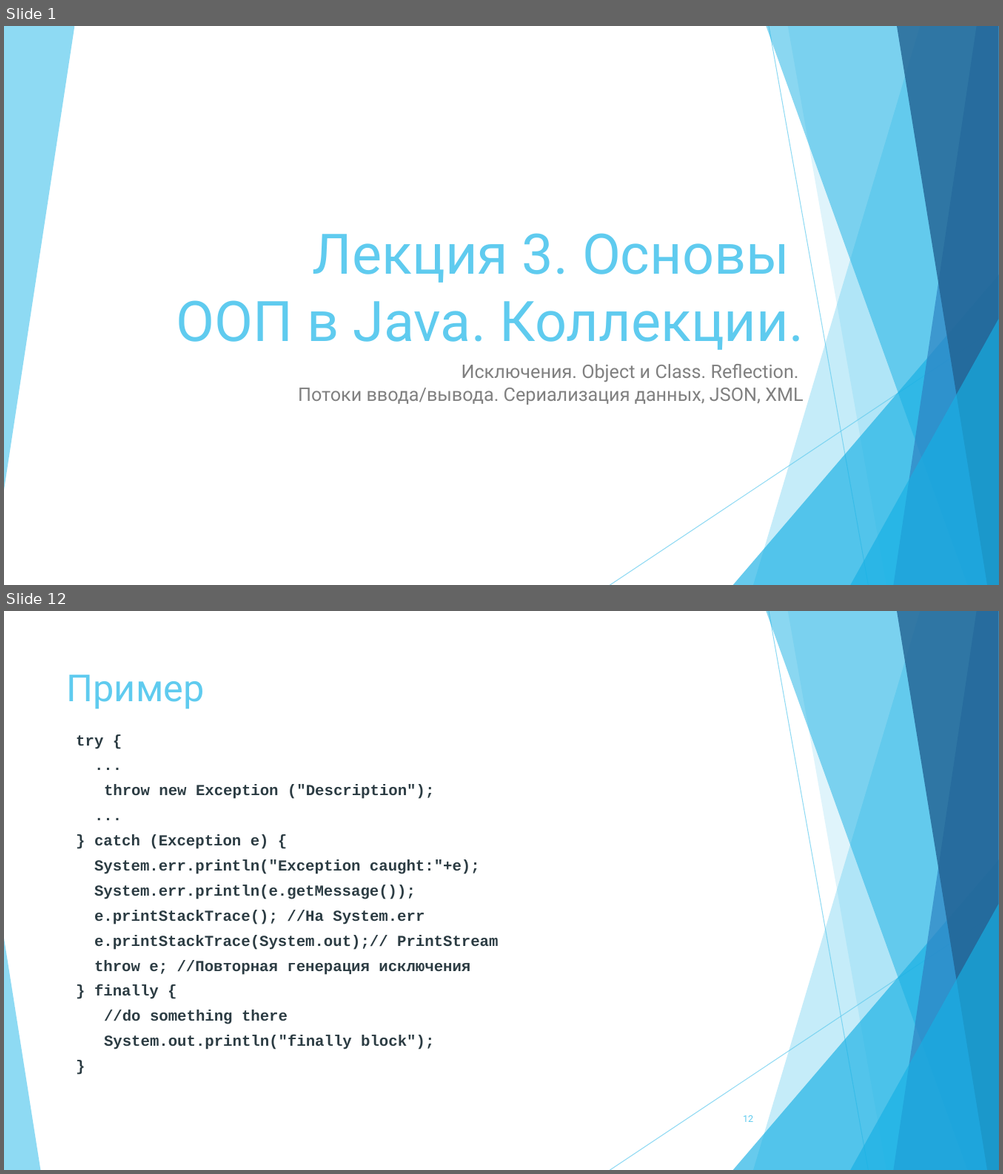
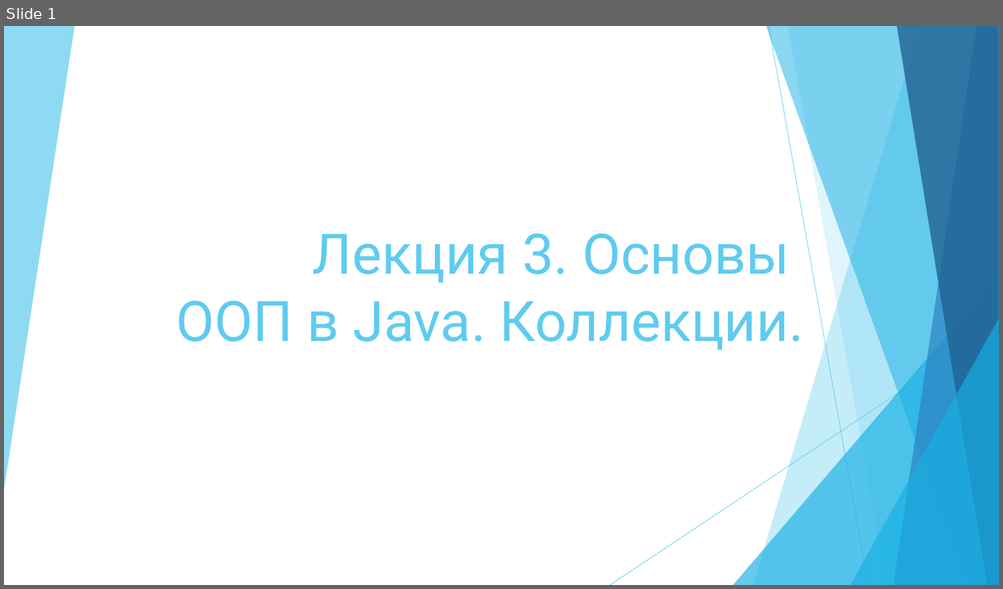
Before and after one commit to vvsirius/Presentations, a slide deck: 03. Java.pptx. Shown one above the other, each under a label of ours: slides 1 and 12 before the commit, slide 1 after it; the slides between them are not shown. The pictures are 1003x1174 and 1003x589 pixels, drawn with LibreOffice and Linux fonts; fonts in the diff are those of the drawing. Boxes give left, top, right and bottom in pixels: in the first picture for what was removed or moved away, otherwise in the second. Text is boxed around its words. In the diff, an @@ line names an element or a change of style, - is before the commit and + after.

```diff
--- a/03. Java.pptx
+++ b/03. Java.pptx
@@ slide 12 removed at bbox=[4, 611, 999, 1170], background #FFFFFF; not listed: 9 template elements that a slide beside it also shows @@
@@ title removed at bbox=[67, 675, 205, 709] @@
-Пример
@@ text removed at bbox=[76, 735, 498, 1050] @@
-try {
-...
-throw new Exception ("Description");
-...
-} catch (Exception e) {
-System.err.println("Exception caught:"+e);
-System.err.println(e.getMessage());
-e.printStackTrace(); //На System.err
-e.printStackTrace(System.out);// PrintStream
-throw e; //Повторная генерация исключения
-} finally {
-//do something there
-System.out.println("finally block");
-}
@@ triangle removed at bbox=[4, 939, 40, 1170] @@
@@ page number removed at bbox=[743, 1116, 753, 1122] @@
-12
@@ slide 1 changed as well @@
@@ subtitle removed at bbox=[298, 364, 802, 405] @@
-Исключения. Object и Class. Reflection.
-Потоки ввода/вывода. Сериализация данных, JSON, XML
```
Also in this commit, not shown: 35 slides added, 37 other slides removed, 15 other files.
